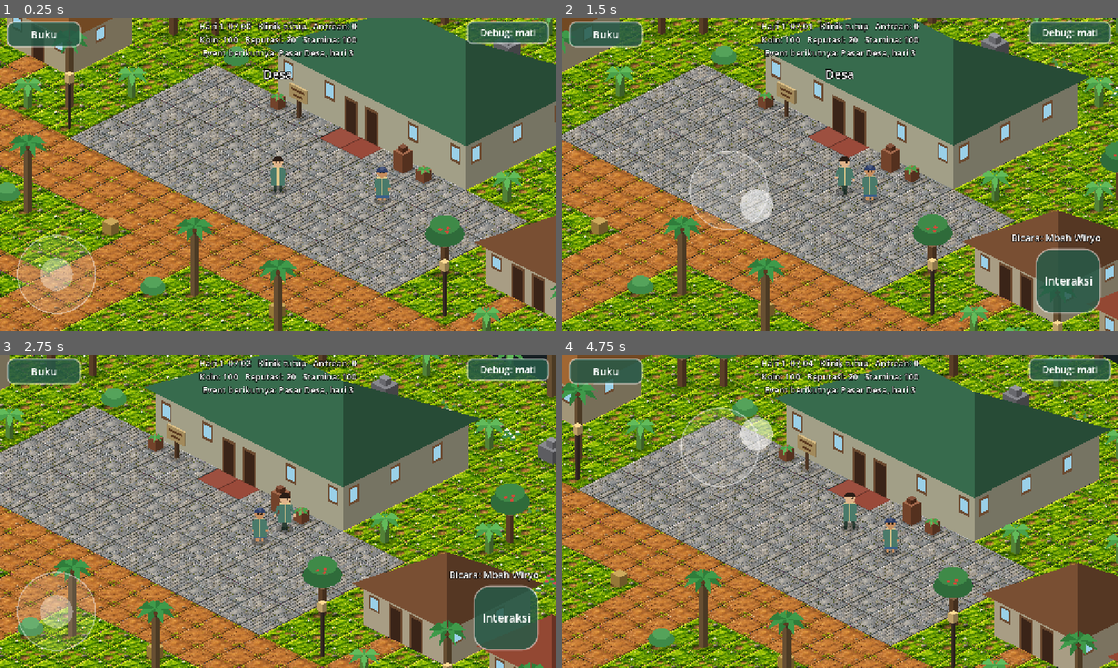
Above: before the commit, frames 1-4 (two rows, left to right).
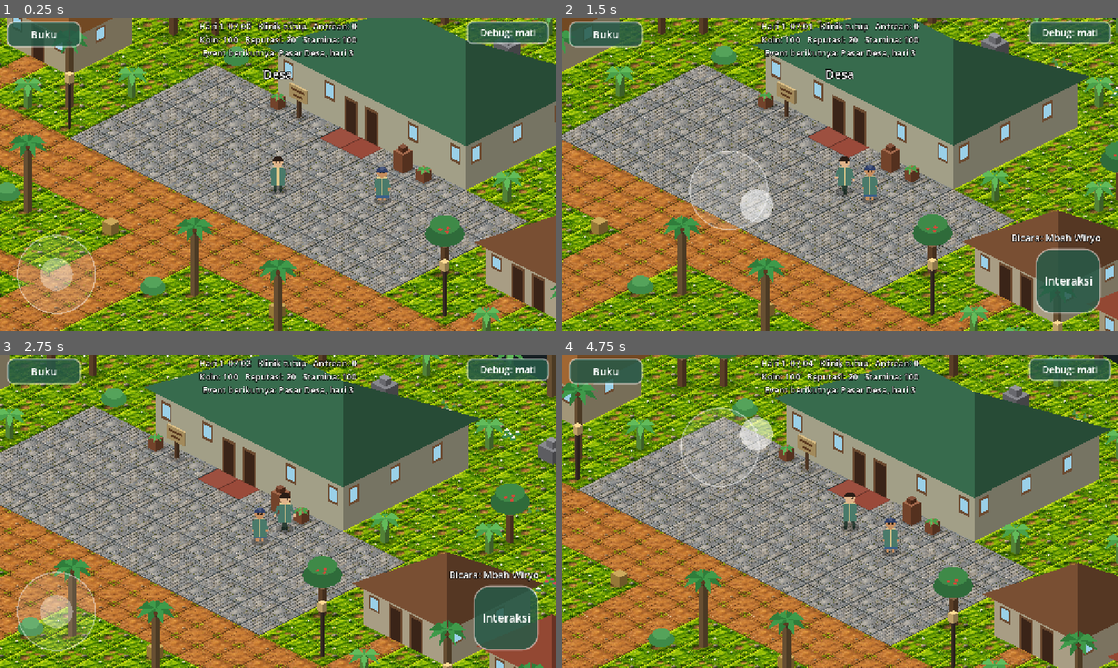
Above: after the commit, the same moments.

Repository: hadydaw/tabib-tradisional
Game: Godot game, scene res://scenes/world/game_world.tscn
Same seed, same stepped clock (60 frames per second), same inputs: the game is played once before the commit and once after it.
Inputs (mouse positions are in pixels of both pictures, inside the frame that each line leads up to):
- Up to frame 1 (0.25 s): no input
- Up to frame 2 (1.5 s): tap Enter (ui_accept) at 0.5, 0.77 s; move the mouse to (962, 158) at 0.52 s; hold Right (ui_right) 0.53-1.25 s; click (962, 158) at 0.67 s; drag from (728, 190) to (812, 237) at 1.27 s
- Up to frame 3 (2.75 s): move the mouse to (333, 442) at 2.02 s; hold Right (ui_right) from 2.03 s (still down)
- Up to frame 4 (4.75 s): release Right (ui_right) at 2.75 s; drag from (812, 574) to (673, 464) at 2.77 s; move the mouse to (1006, 558) at 3.52 s; hold Left (ui_left) 3.53-4.25 s; tap Enter (ui_accept) at 3.77 s; drag from (673, 464) to (756, 433) at 4.27 s

The runs differ from the first frame. In frame 1, 4.4% of the frame differs, in the area x 0-100%, y 0-100%; in frame 2, 4.7%; in frame 3, 4.8%; in frame 4, 4.7%.

Commit message:
Hilangkan garis tepi tile: isi tepi AA dari warna dalam, filter linear pada lantai
Co-Authored-By: Claude Haiku 5.5 <noreply@anthropic.com>
Claude-Session: https://claude.ai/code/session_011EntzYKGwFU1FX7pvc1uqi

Diff:
--- a/game/features/world/iso_ground_map_view.gd
+++ b/game/features/world/iso_ground_map_view.gd
@@ -18,6 +18,8 @@
 
 
 func _ready() -> void:
+	# Tekstur tile diperkecil ke ukuran layar; filter linear mencegah tepi bergerigi dan aliasing.
+	texture_filter = CanvasItem.TEXTURE_FILTER_LINEAR
 	for kind in range(TileKinds.COUNT):
 		if TileKinds.TEXTURE_VARIANTS.has(kind):
 			var paths: Array = TileKinds.TEXTURE_VARIANTS[kind]
Binary file changed: game/assets/tiles/tile_air_a.png
Binary file changed: game/assets/tiles/tile_air_b.png
Binary file changed: game/assets/tiles/tile_batu_a.png
Binary file changed: game/assets/tiles/tile_batu_b.png
Binary file changed: game/assets/tiles/tile_rumput_a.png
Binary file changed: game/assets/tiles/tile_rumput_b.png
Binary file changed: game/assets/tiles/tile_tanah_a.png
Binary file changed: game/assets/tiles/tile_tanah_b.png
